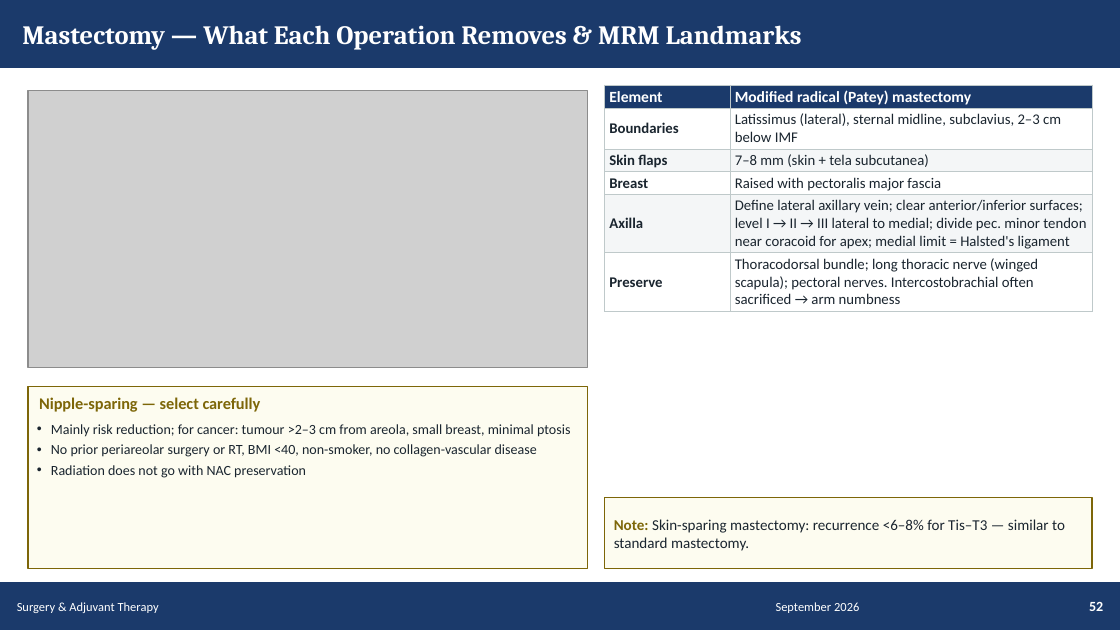
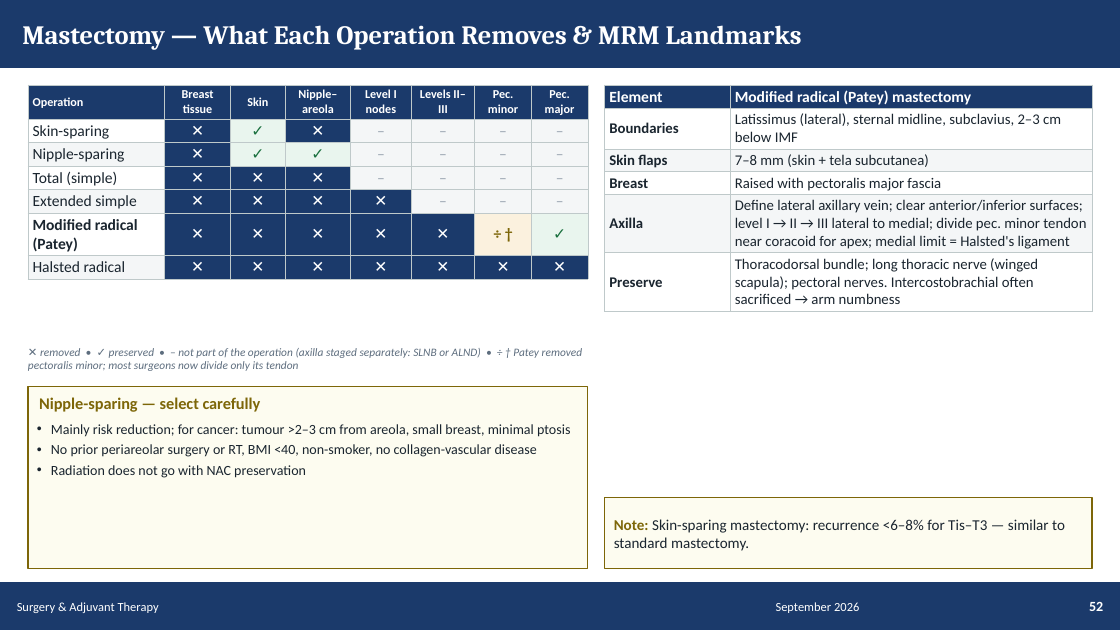
Before and after one commit to Muluamlak/Phone, a slide deck: slide 52 of BreastCancer_Management_Visual_65.pptx. Drawn at 1120x630 pixels with LibreOffice and Linux fonts; fonts in the diff are those of the drawing; grey boxes stand for pictures. Boxes give left, top, right and bottom in pixels: in the first picture for what was removed or moved away, otherwise in the second. Text is boxed around its words. In the diff, an @@ line names an element or a change of style, - is before the commit and + after.

```diff
--- a/BreastCancer_Management_Visual_65.pptx
+++ b/BreastCancer_Management_Visual_65.pptx
@@ table added at (28,85,588,276), 7 rows, 8 columns @@
+Operation | Breast tissue | Skin | Nipple–areola | Level I nodes | Levels II–III | Pec. minor | Pec. major
+Skin-sparing | ✕ | ✓ | ✕ | – | – | – | –
+Nipple-sparing | ✕ | ✓ | ✓ | – | – | – | –
+Total (simple) | ✕ | ✕ | ✕ | – | – | – | –
+Extended simple | ✕ | ✕ | ✕ | ✕ | – | – | –
+Modified radical (Patey) | ✕ | ✕ | ✕ | ✕ | ✕ | ÷ † | ✓
+Halsted radical | ✕ | ✕ | ✕ | ✕ | ✕ | ✕ | ✕
@@ picture removed at (28,91,588,367) @@
@@ text added at (28,348,583,371), 7.3 pt, text #5D6D7E, italic @@
+✕ removed • ✓ preserved • – not part of the operation (axilla staged separately: SLNB or ALND) • ÷ † Patey removed pectoralis minor; most surgeons now divide only its tendon
```
Also in this commit, not shown: 6 other slides changed.
